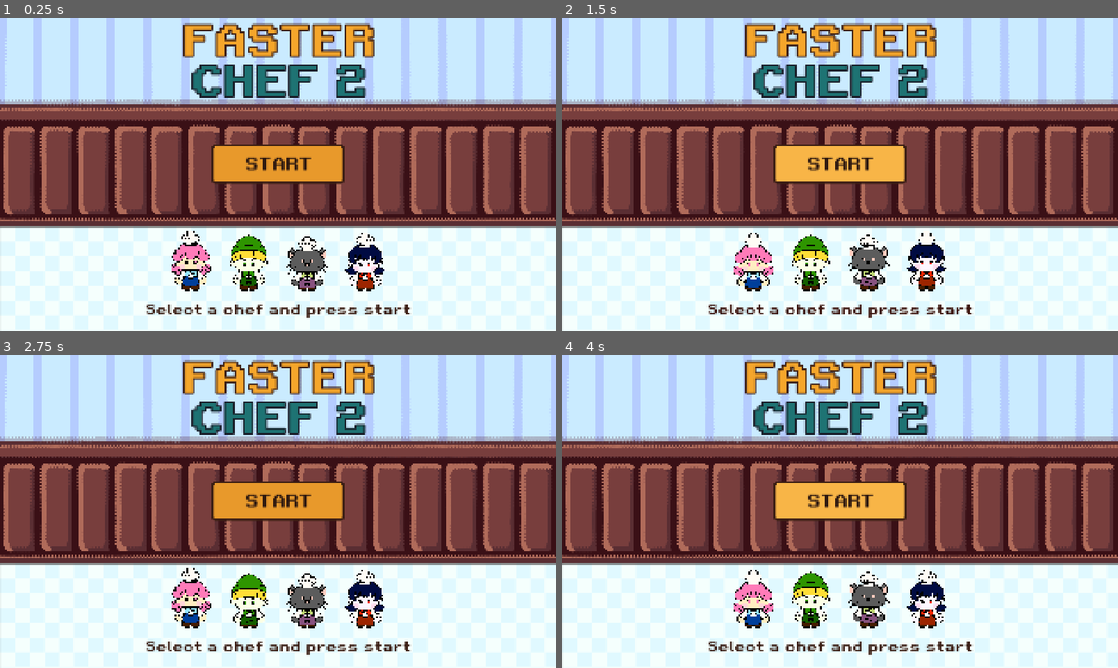
Above: before the commit, frames 1-4 (two rows, left to right).
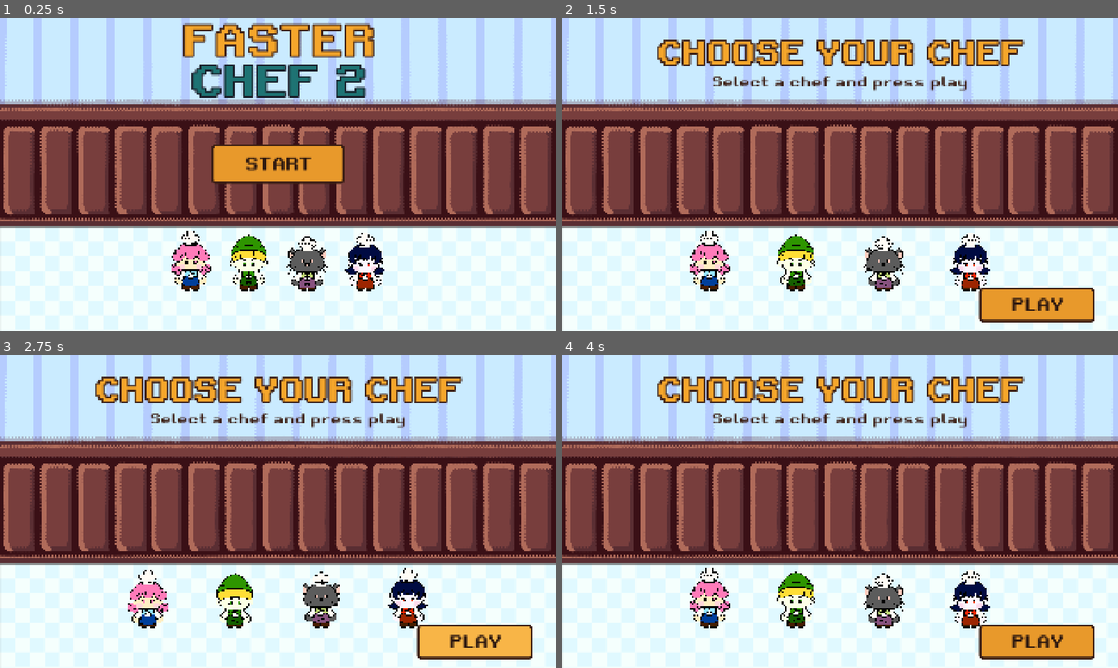
Above: after the commit, the same moments.

Repository: itspaulita/faster-chef-2
Game: Godot game, scene res://scenes/title_screen.tscn
Two runs of this game, one before a commit and one after it. Both use one fixed random seed, a clock stepped at 60 frames per second and the inputs below.
Inputs (mouse positions are in pixels of both pictures, inside the frame that each line leads up to):
- Up to frame 1 (0.25 s): no input
- Up to frame 2 (1.5 s): click "START" at 0.5 s; click (840, 165) at 1.25 s, where only the run before the commit has a clickable "START"
- Up to frame 3 (2.75 s): click (472, 642) at 2 s, where only the run after the commit has a clickable "PLAY"
- Up to frame 4 (4 s): click (1034, 642) at 2.75 s, where only the run after the commit has a clickable "PLAY"; click (840, 502) at 3.5 s, where only the run before the commit has a clickable "START"

The runs differ from the first frame. In frame 1, 0.7% of the frame differs, in the area x 26-74%, y 91-96%; in frame 2, 19%, in the area x 17-96%, y 1-98%; in frame 3, 19%; in frame 4, 19%.

Commit message:
changed title screen flow

Diff:
--- /dev/null
+++ b/scenes/choose_chef.tscn
@@ -0,0 +1,207 @@
+[gd_scene format=3 uid="uid://dajd8k8b6grhf"]
+
+[ext_resource type="Script" uid="uid://d07ea6jkyiijv" path="res://scripts/choose_chef.gd" id="1_choose"]
+[ext_resource type="Script" uid="uid://bqu3hk326euye" path="res://scripts/idle_chef.gd" id="2_idle"]
+[ext_resource type="Texture2D" uid="uid://b5q5aj7nxg2lp" path="res://assets/images/bg/blue wall.png" id="3_wall"]
+[ext_resource type="Texture2D" uid="uid://mvvgcvd3hqf5" path="res://assets/images/bg/floor.png" id="4_floor"]
+[ext_resource type="Texture2D" uid="uid://ci6jg0ujhn7rp" path="res://assets/images/player/Princess Dish 110x80.png" id="5_princess"]
+[ext_resource type="Texture2D" uid="uid://bfeidd182ogx2" path="res://assets/images/player/Legend of Lasagna 110x80.png" id="6_lasagna"]
+[ext_resource type="Texture2D" uid="uid://b80hoxdx32g1e" path="res://assets/images/player/Pastatouille 110x80.png" id="7_pasta"]
+[ext_resource type="Texture2D" uid="uid://c3g4ls31mmqjr" path="res://assets/images/player/Mavis Papaya 110x80.png" id="8_mavis"]
+[ext_resource type="FontFile" uid="uid://gdslv24chos0" path="res://assets/font/RetroGaming.ttf" id="9_font"]
+
+[sub_resource type="StyleBoxFlat" id="StyleBoxFlat_popup"]
+content_margin_left = 32.0
+content_margin_top = 24.0
+content_margin_right = 32.0
+content_margin_bottom = 24.0
+bg_color = Color(1, 0.97, 0.88, 1)
+border_width_left = 8
+border_width_top = 8
+border_width_right = 8
+border_width_bottom = 8
+border_color = Color(0.23, 0.12, 0.08, 1)
+corner_radius_top_left = 12
+corner_radius_top_right = 12
+corner_radius_bottom_right = 12
+corner_radius_bottom_left = 12
+
+[sub_resource type="StyleBoxFlat" id="StyleBoxFlat_normal"]
+bg_color = Color(0.91, 0.6, 0.17, 1)
+border_width_left = 8
+border_width_top = 8
+border_width_right = 8
+border_width_bottom = 8
+border_color = Color(0.23, 0.12, 0.08, 1)
+corner_radius_top_left = 12
+corner_radius_top_right = 12
+corner_radius_bottom_right = 12
+corner_radius_bottom_left = 12
+
+[sub_resource type="StyleBoxFlat" id="StyleBoxFlat_pressed"]
+bg_color = Color(0.78, 0.48, 0.1, 1)
+border_width_left = 8
+border_width_top = 8
+border_width_right = 8
+border_width_bottom = 8
+border_color = Color(0.23, 0.12, 0.08, 1)
+corner_radius_top_left = 12
+corner_radius_top_right = 12
+corner_radius_bottom_right = 12
+corner_radius_bottom_left = 12
+
+[sub_resource type="StyleBoxFlat" id="StyleBoxFlat_hover"]
+bg_color = Color(0.97, 0.71, 0.28, 1)
+border_width_left = 8
+border_width_top = 8
+border_width_right = 8
+border_width_bottom = 8
+border_color = Color(0.23, 0.12, 0.08, 1)
+corner_radius_top_left = 12
+corner_radius_top_right = 12
+corner_radius_bottom_right = 12
+corner_radius_bottom_left = 12
+
+[node name="ChooseChef" type="Control" unique_id=418357467]
+layout_mode = 3
+anchors_preset = 15
+anchor_right = 1.0
+anchor_bottom = 1.0
+grow_horizontal = 2
+grow_vertical = 2
+script = ExtResource("1_choose")
+
+[node name="Wall" type="Sprite2D" parent="." unique_id=286222765]
+texture = ExtResource("3_wall")
+centered = false
+
+[node name="Floor" type="Sprite2D" parent="." unique_id=1367832809]
+position = Vector2(0, 720)
+scale = Vector2(1.344, 1.344)
+texture = ExtResource("4_floor")
+centered = false
+
+[node name="Header" type="Label" parent="." unique_id=1502877783]
+layout_mode = 0
+offset_top = 40.0
+offset_right = 1920.0
+offset_bottom = 200.0
+theme_override_colors/font_color = Color(0.96, 0.65, 0.17, 1)
+theme_override_colors/font_outline_color = Color(0.23, 0.12, 0.08, 1)
+theme_override_constants/outline_size = 24
+theme_override_fonts/font = ExtResource("9_font")
+theme_override_font_sizes/font_size = 110
+text = "CHOOSE YOUR CHEF"
+horizontal_alignment = 1
+vertical_alignment = 1
+
+[node name="Chefs" type="Node2D" parent="." unique_id=934518680]
+
+[node name="PrincessDish" type="Sprite2D" parent="Chefs" unique_id=1948015659]
+texture_filter = 1
+position = Vector2(510, 830)
+scale = Vector2(2, 2)
+texture = ExtResource("5_princess")
+hframes = 8
+vframes = 4
+script = ExtResource("2_idle")
+
+[node name="LegendOfLasagna" type="Sprite2D" parent="Chefs" unique_id=1218817258]
+texture_filter = 1
+position = Vector2(810, 830)
+scale = Vector2(2, 2)
+texture = ExtResource("6_lasagna")
+hframes = 8
+vframes = 4
+script = ExtResource("2_idle")
+start_delay = 0.15
+
+[node name="Pastatouille" type="Sprite2D" parent="Chefs" unique_id=349186219]
+texture_filter = 1
+position = Vector2(1110, 830)
+scale = Vector2(2, 2)
+texture = ExtResource("7_pasta")
+hframes = 8
+vframes = 4
+script = ExtResource("2_idle")
+start_delay = 0.3
+
+[node name="MavisPapaya" type="Sprite2D" parent="Chefs" unique_id=232573293]
+texture_filter = 1
+position = Vector2(1410, 830)
+scale = Vector2(2, 2)
+texture = ExtResource("8_mavis")
+hframes = 8
+vframes = 4
+script = ExtResource("2_idle")
+start_delay = 0.45
+
+[node name="StatsPopup" type="PanelContainer" parent="." unique_id=282204254]
+visible = false
+custom_minimum_size = Vector2(640, 0)
+layout_mode = 0
+offset_right = 640.0
+mouse_filter = 2
+theme_override_styles/panel = SubResource("StyleBoxFlat_popup")
+
+[node name="VBoxContainer" type="VBoxContainer" parent="StatsPopup" unique_id=349558274]
+layout_mode = 2
+theme_override_constants/separation = 14
+
+[node name="NameLabel" type="Label" parent="StatsPopup/VBoxContainer" unique_id=2101642680]
+custom_minimum_size = Vector2(576, 0)
+layout_mode = 2
+theme_override_colors/font_color = Color(0.78, 0.48, 0.1, 1)
+theme_override_fonts/font = ExtResource("9_font")
+theme_override_font_sizes/font_size = 48
+text = "Chef name"
+autowrap_mode = 3
+
+[node name="AbilityLabel" type="Label" parent="StatsPopup/VBoxContainer" unique_id=736992734]
+custom_minimum_size = Vector2(576, 0)
+layout_mode = 2
+theme_override_colors/font_color = Color(0.1, 0.45, 0.2, 1)
+theme_override_fonts/font = ExtResource("9_font")
+theme_override_font_sizes/font_size = 34
+text = "Ability:"
+autowrap_mode = 3
+
+[node name="WeaknessLabel" type="Label" parent="StatsPopup/VBoxContainer" unique_id=1601069770]
+custom_minimum_size = Vector2(576, 0)
+layout_mode = 2
+theme_override_colors/font_color = Color(0.7, 0.2, 0.15, 1)
+theme_override_fonts/font = ExtResource("9_font")
+theme_override_font_sizes/font_size = 34
+text = "Weakness:"
+autowrap_mode = 3
+
+[node name="PromptLabel" type="Label" parent="." unique_id=2060700668]
+layout_mode = 0
+offset_left = 259.0
+offset_top = 175.0
+offset_right = 1659.0
+offset_bottom = 265.0
+theme_override_colors/font_color = Color(0.23, 0.12, 0.08, 1)
+theme_override_fonts/font = ExtResource("9_font")
+theme_override_font_sizes/font_size = 48
+text = "Select a chef and press play"
+horizontal_alignment = 1
+vertical_alignment = 1
+
+[node name="PlayButton" type="Button" parent="." unique_id=419130274]
+layout_mode = 0
+offset_left = 1440.0
+offset_top = 930.0
+offset_right = 1840.0
+offset_bottom = 1050.0
+theme_override_colors/font_color = Color(0.17, 0.09, 0.06, 1)
+theme_override_colors/font_focus_color = Color(0.17, 0.09, 0.06, 1)
+theme_override_colors/font_pressed_color = Color(0.17, 0.09, 0.06, 1)
+theme_override_colors/font_hover_color = Color(0.17, 0.09, 0.06, 1)
+theme_override_fonts/font = ExtResource("9_font")
+theme_override_font_sizes/font_size = 60
+theme_override_styles/normal = SubResource("StyleBoxFlat_normal")
+theme_override_styles/pressed = SubResource("StyleBoxFlat_pressed")
+theme_override_styles/hover = SubResource("StyleBoxFlat_hover")
+theme_override_styles/focus = SubResource("StyleBoxFlat_hover")
+text = "PLAY"
--- a/scenes/title_screen.tscn
+++ b/scenes/title_screen.tscn
@@ -151,15 +151,3 @@
 theme_override_styles/hover = SubResource("StyleBoxFlat_hover")
 theme_override_styles/focus = SubResource("StyleBoxFlat_hover")
 text = "START"
-
-[node name="PromptLabel" type="Label" parent="." unique_id=475429864]
-layout_mode = 0
-offset_top = 960.0
-offset_right = 1920.0
-offset_bottom = 1050.0
-theme_override_colors/font_color = Color(0.23, 0.12, 0.08, 1)
-theme_override_fonts/font = ExtResource("9_mykxm")
-theme_override_font_sizes/font_size = 48
-text = "Select a chef and press start"
-horizontal_alignment = 1
-vertical_alignment = 1
--- /dev/null
+++ b/scripts/chef_stats.gd
@@ -0,0 +1,36 @@
+class_name ChefStats
+extends RefCounted
+## Placeholder stats shown on the chef select screen. Blank entries show PLACEHOLDER.
+
+const PLACEHOLDER := "TBD"
+
+const DATA := {
+	"PrincessDish": {
+		"name": "Princess Dish",
+		"ability": "Speed 2x",
+		"weakness": "",
+	},
+	"LegendOfLasagna": {
+		"name": "Legend of Lasagna",
+		"ability": "Can jump high",
+		"weakness": "",
+	},
+	"Pastatouille": {
+		"name": "Pastatouille",
+		"ability": "",
+		"weakness": "Gets 2x minus points when hitting a cat",
+	},
+	"MavisPapaya": {
+		"name": "Mavis Papaya",
+		"ability": "",
+		"weakness": "",
+	},
+}
+
+
+static func get_stats(chef_id: String) -> Dictionary:
+	var stats: Dictionary = DATA.get(chef_id, {"name": chef_id, "ability": "", "weakness": ""}).duplicate()
+	for key in ["ability", "weakness"]:
+		if stats[key] == "":
+			stats[key] = PLACEHOLDER
+	return stats
--- /dev/null
+++ b/scripts/choose_chef.gd
@@ -0,0 +1,73 @@
+extends Control
+
+const NEXT_SCENE := "res://scenes/cutscene.tscn"
+const OUTLINE_SHADER := preload("res://shaders/outline.gdshader")
+const DIMMED := Color(0.6, 0.6, 0.6)
+## The stats box sits above the chef, with its bottom edge at this y.
+const POPUP_BOTTOM := 690.0
+
+var _selected: Sprite2D
+
+@onready var chefs: Array[Node] = $Chefs.get_children()
+@onready var play_button: Button = $PlayButton
+@onready var prompt_label: Label = $PromptLabel
+@onready var stats_popup: PanelContainer = $StatsPopup
+@onready var name_label: Label = $StatsPopup/VBoxContainer/NameLabel
+@onready var ability_label: Label = $StatsPopup/VBoxContainer/AbilityLabel
+@onready var weakness_label: Label = $StatsPopup/VBoxContainer/WeaknessLabel
+
+
+func _ready() -> void:
+	play_button.pressed.connect(_on_play_pressed)
+
+
+func _input(event: InputEvent) -> void:
+	if not (event is InputEventMouseButton and event.pressed and event.button_index == MOUSE_BUTTON_LEFT):
+		return
+	for chef: Sprite2D in chefs:
+		if chef.get_rect().has_point(chef.to_local(event.position)):
+			_select(chef)
+			return
+
+
+func _select(chef: Sprite2D) -> void:
+	_selected = chef
+	for other: Sprite2D in chefs:
+		other.material = null
+		other.modulate = DIMMED
+	chef.modulate = Color.WHITE
+	chef.material = ShaderMaterial.new()
+	chef.material.shader = OUTLINE_SHADER
+	_show_stats(chef)
+
+
+func _show_stats(chef: Sprite2D) -> void:
+	var stats := ChefStats.get_stats(chef.name)
+	name_label.text = stats.name
+	ability_label.text = "Ability: %s" % stats.ability
+	weakness_label.text = "Weakness: %s" % stats.weakness
+	# Wrapped labels only report their final height once laid out at the final width,
+	# so lay the box out invisibly first, then place it.
+	stats_popup.modulate.a = 0.0
+	stats_popup.visible = true
+	stats_popup.size = Vector2(stats_popup.custom_minimum_size.x, 0.0)
+	await get_tree().process_frame
+	stats_popup.reset_size()
+	await get_tree().process_frame
+	if _selected != chef:
+		return
+	stats_popup.position = Vector2(chef.position.x - stats_popup.size.x / 2.0, POPUP_BOTTOM - stats_popup.size.y)
+	stats_popup.modulate.a = 1.0
+
+
+func _on_play_pressed() -> void:
+	if _selected == null:
+		prompt_label.modulate = Color(1.0, 0.3, 0.3)
+		create_tween().tween_property(prompt_label, "modulate", Color.WHITE, 0.4)
+		return
+	GameState.selected_chef_name = _selected.name
+	GameState.selected_chef_texture = _selected.texture
+	if ResourceLoader.exists(NEXT_SCENE):
+		get_tree().change_scene_to_file(NEXT_SCENE)
+	else:
+		print("Next scene not made yet: ", NEXT_SCENE)
--- a/scripts/title_screen.gd
+++ b/scripts/title_screen.gd
@@ -1,46 +1,15 @@
 extends Control
 
-const NEXT_SCENE := "res://scenes/cutscene.tscn"
-const OUTLINE_SHADER := preload("res://shaders/outline.gdshader")
-const DIMMED := Color(0.6, 0.6, 0.6)
+const NEXT_SCENE := "res://scenes/choose_chef.tscn"
 
-var _selected: Sprite2D
-
-@onready var chefs: Array[Node] = $Chefs.get_children()
 @onready var start_button: Button = $StartButton
-@onready var prompt_label: Label = $PromptLabel
 
 
 func _ready() -> void:
 	start_button.pressed.connect(_on_start_pressed)
 
 
-func _input(event: InputEvent) -> void:
-	if not (event is InputEventMouseButton and event.pressed and event.button_index == MOUSE_BUTTON_LEFT):
-		return
-	for chef: Sprite2D in chefs:
-		if chef.get_rect().has_point(chef.to_local(event.position)):
-			_select(chef)
-			return
-
-
-func _select(chef: Sprite2D) -> void:
-	_selected = chef
-	for other: Sprite2D in chefs:
-		other.material = null
-		other.modulate = DIMMED
-	chef.modulate = Color.WHITE
-	chef.material = ShaderMaterial.new()
-	chef.material.shader = OUTLINE_SHADER
-
-
 func _on_start_pressed() -> void:
-	if _selected == null:
-		prompt_label.modulate = Color(1.0, 0.3, 0.3)
-		create_tween().tween_property(prompt_label, "modulate", Color.WHITE, 0.4)
-		return
-	GameState.selected_chef_name = _selected.name
-	GameState.selected_chef_texture = _selected.texture
 	if ResourceLoader.exists(NEXT_SCENE):
 		get_tree().change_scene_to_file(NEXT_SCENE)
 	else:
Not shown, added: scripts/chef_stats.gd.uid
Not shown, added: scripts/choose_chef.gd.uid
